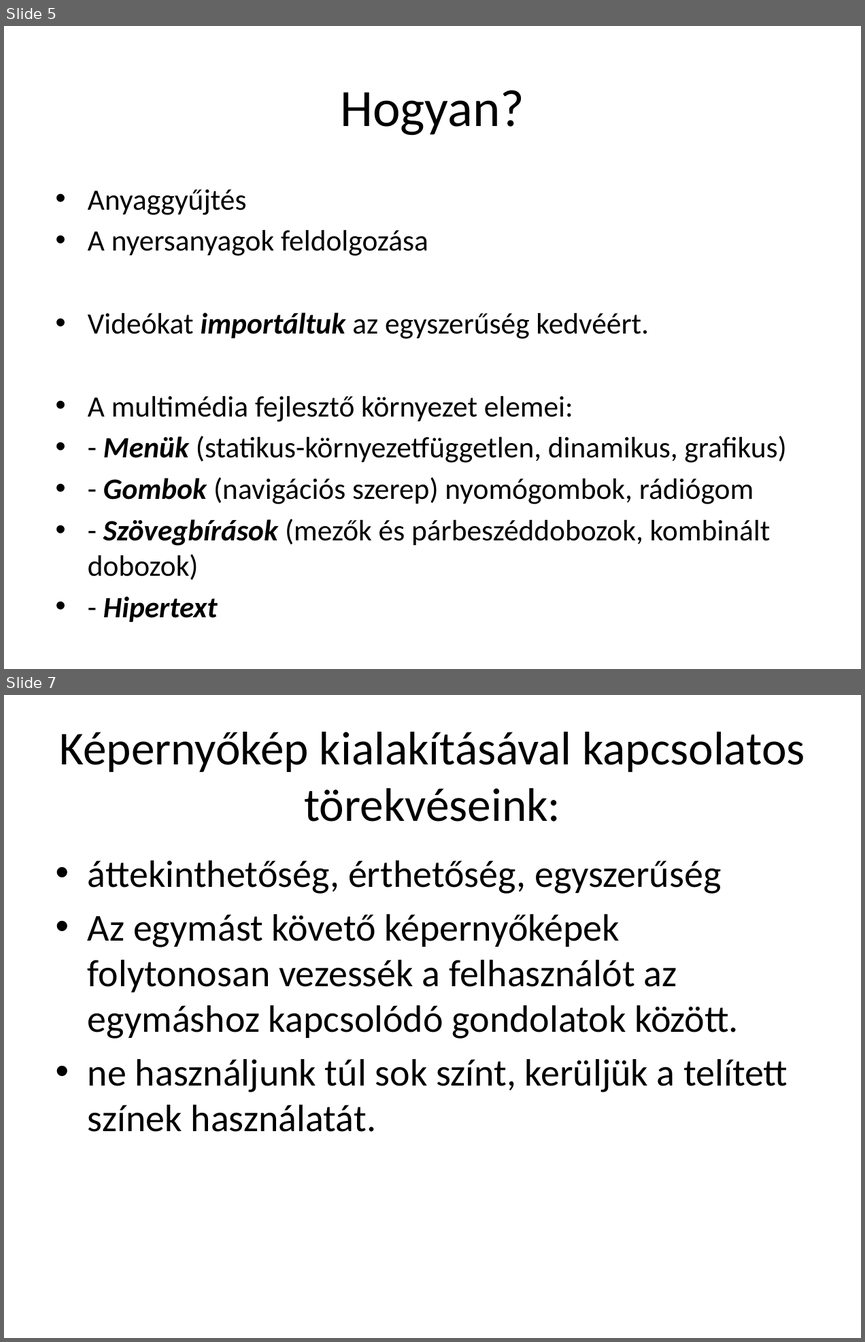
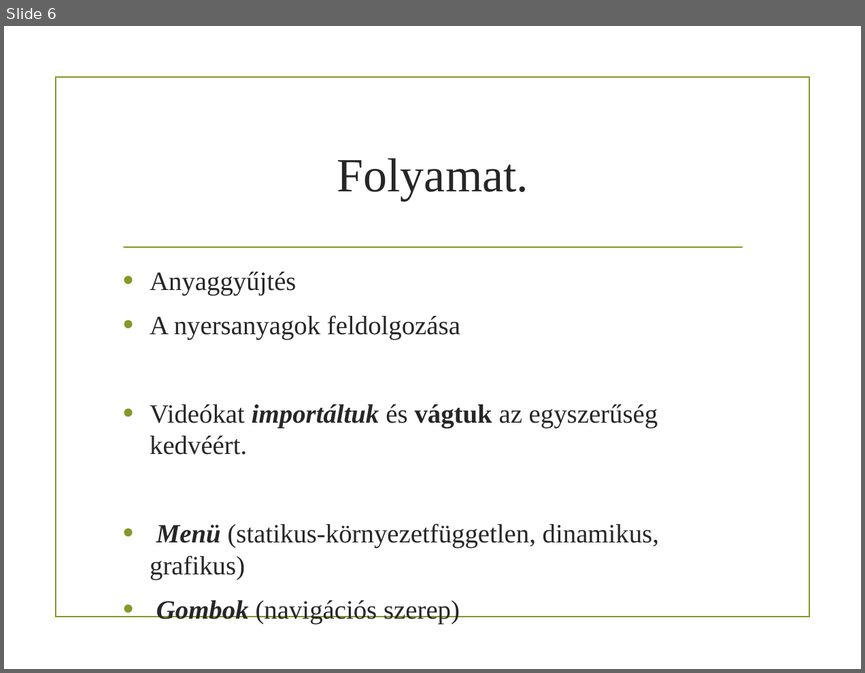
Before and after one commit to tamas9731/Infoverseny, a slide deck: Szakmai prezentáció.pptx. Shown one above the other, each under a label of ours: slides 5 and 7 before the commit, slide 6 after it; the slides between them are not shown. The pictures are 865x1342 and 865x673 pixels, drawn with LibreOffice and Linux fonts; fonts in the diff are those of the drawing; background and template pictures are left out. Boxes give left, top, right and bottom in pixels: in the first picture for what was removed or moved away, otherwise in the second. Text is boxed around its words. In the diff, an @@ line names an element or a change of style, - is before the commit and + after.

```diff
--- a/Szakmai prezentáció.pptx
+++ b/Szakmai prezentáció.pptx
@@ slide 7 removed at [4, 695, 861, 1338], background #FFFFFF @@
@@ title removed at [60, 732, 804, 821] @@
-Képernyőkép kialakításával kapcsolatos törekvéseink:
@@ text removed at [88, 860, 787, 1132] @@
-• áttekinthetőség, érthetőség, egyszerűség
-• Az egymást követő képernyőképek folytonosan vezessék a felhasználót az egymáshoz kapcsolódó gondolatok között.
-• ne használjunk túl sok színt, kerüljük a telített színek használatát.
@@ what was slide 5 is now slide 6 @@
@@ slide 6 changed as well @@
@@ rectangle added at [56, 76, 809, 616], outline #83992A 1.25 pt @@
@@ title at [337, 158, 529, 201]: text changed; size 44 to 40 pt; font Calibri to Times New Roman; text colour #000000 to #262626 @@
-Hogyan?
+Folyamat.
@@ line added from (124, 247) to (742, 247), #83992A 1.25 pt @@
@@ text "Anyaggyűjtés": place and size @@
-text "Anyaggyűjtés" at [88, 189, 786, 580]
+text "Anyaggyűjtés" at [150, 271, 659, 624]
@@ text at [150, 271, 460, 339]: size 24.8 to 22.2 pt, font Calibri to Times New Roman, text colour #000000 to #262626 in "Anyaggyűjtés", "A nyersanyagok feldolgozása"; indent changed; more space between paragraphs @@
@@ text at [150, 404, 659, 624]: text changed; size 24.8 to 22.2 pt; font Calibri to Times New Roman; text colour #000000 to #262626 @@
-• Videókat importáltuk az egyszerűség kedvéért.
-• A multimédia fejlesztő környezet elemei:
-• - Menük (statikus-környezetfüggetlen, dinamikus, grafikus)
-• - Gombok (navigációs szerep) nyomógombok, rádiógom
-• - Szövegbírások (mezők és párbeszéddobozok, kombinált dobozok)
-• - Hipertext
+• Videókat importáltuk és vágtuk az egyszerűség kedvéért.
+• Menü (statikus-környezetfüggetlen, dinamikus, grafikus)
+• Gombok (navigációs szerep)
```
Also in this commit, not shown: 6 other slides changed, 1 slide added, 1 other slide removed.
